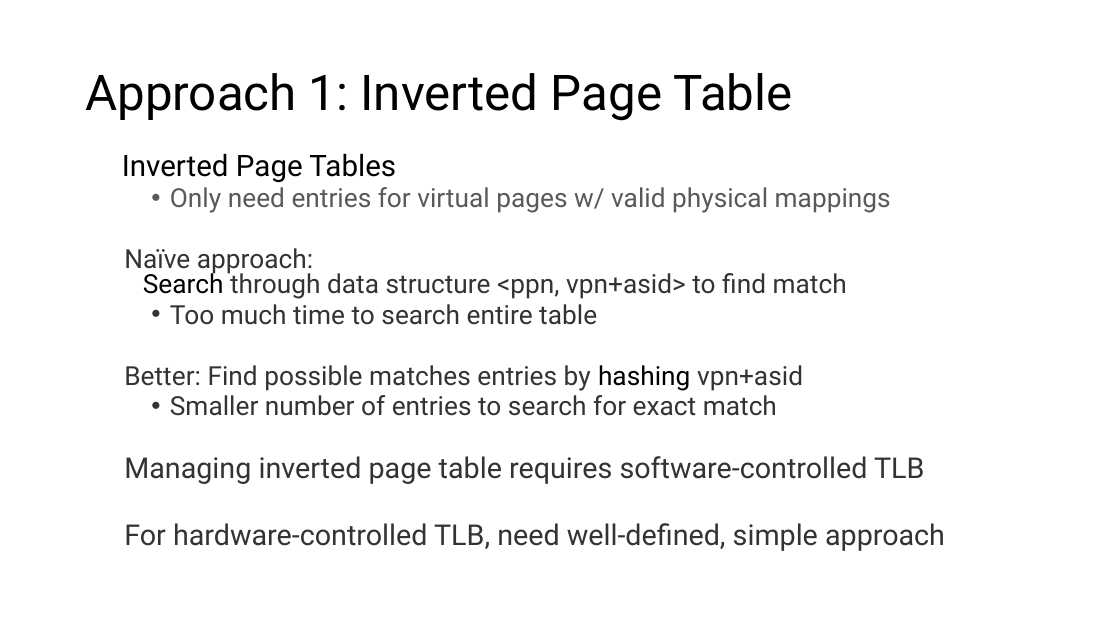
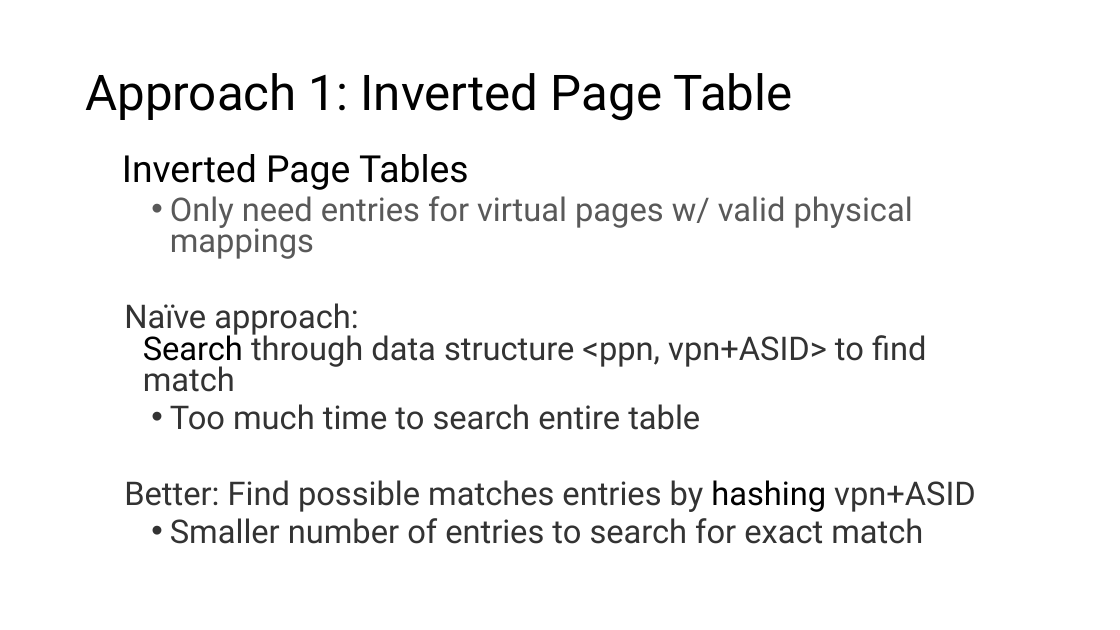
Before and after one commit to ngsrinivas/coursegen, a slide deck: slide 18 of ex/416-F23/staging/416-F23/lectures/06-paging.pptx (slide 17 before the commit). Drawn at 1120x630 pixels with LibreOffice and Linux fonts; fonts in the diff are those of the drawing. Boxes give left, top, right and bottom in pixels: in the first picture for what was removed or moved away, otherwise in the second. Text is boxed around its words. In the diff, an @@ line names an element or a change of style, - is before the commit and + after.

```diff
--- a/ex/416-F23/staging/416-F23/lectures/06-paging.pptx
+++ b/ex/416-F23/staging/416-F23/lectures/06-paging.pptx
@@ text at [122,154,923,544]: size 25.3 to 32 pt in "Inverted Page Tables"; size 22.5 to 28 pt in "Only need entries for virtual pages w/ ...", "Too much time to search entire table", "Smaller number of entries to search for ..."; more space between paragraphs @@
@@ text at [124,303,927,392]: text changed; size 22.5 to 28 pt @@
-Naïve approach:
-Search through data structure <ppn, vpn+asid> to find match
+Naïve approach:
+Search through data structure <ppn, vpn+ASID> to find match
@@ text at [124,456,945,551]: paragraphs removed @@
-Managing inverted page table requires software-controlled TLB
-For hardware-controlled TLB, need well-defined, simple approach
@@ text at [124,480,976,512]: text changed; size 22.5 to 28 pt @@
-Better: Find possible matches entries by hashing vpn+asid
+Better: Find possible matches entries by hashing vpn+ASID
```
Also in this commit, not shown: 42 other slides changed, 3 slides added, 62 slides removed, 4 other files.
